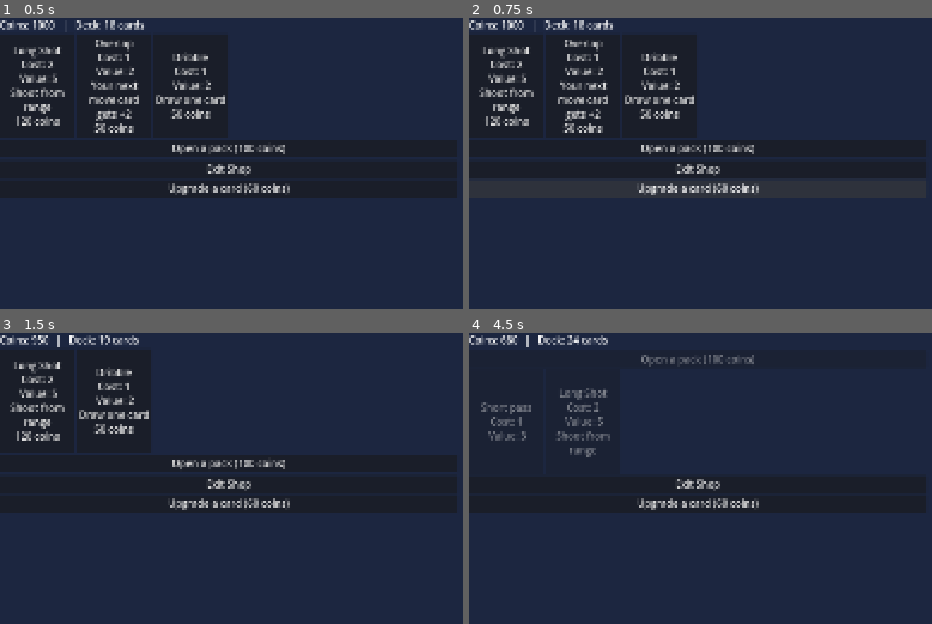
Above: before the commit, frames 1-4 (two rows, left to right).
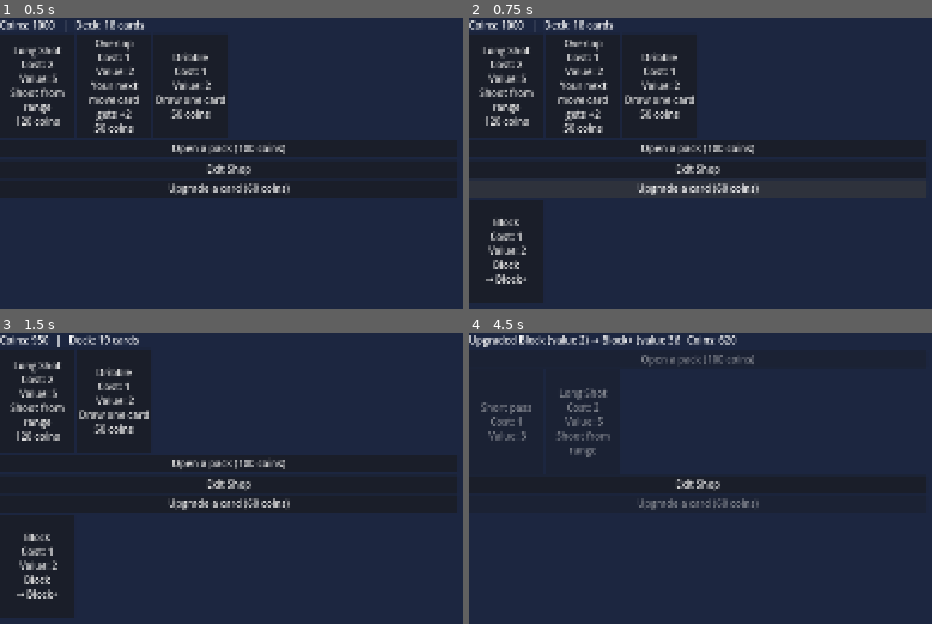
Above: after the commit, the same moments.

Repository: pauleverton/card-collection-test
Game: Godot game, scene res://Scenes/shop_screen.tscn
The game is run twice, just before and just after one commit, with the same random seed, the same clock (stepped at 60 frames per second) and the same inputs. This scene is started directly instead of the project's main scene.
Inputs (mouse positions are in pixels of both pictures, inside the frame that each line leads up to):
- Up to frame 1 (0.5 s): no input
- Up to frame 2 (0.75 s): click "Upgrade a card (60 coins)" at 0.5 s
- Up to frame 3 (1.5 s): click "Overlap Cost: 1 Value: 2 Your…" at 1.25 s
- Up to frame 4 (4.5 s): click "Long Shot Cost: 2 Value: 5 Sh…" at 2 s; click "Dribble Cost: 1 Value: 2 Draw…" at 2.75 s; click "Open a pack (100 coins)" at 3.5 s; click (506, 565) at 4.25 s, where only the run after the commit has a clickable "Block Cost: 1 Value: 2 Block …"

Frame 1 is identical in both runs. In frame 2, 0.7% of the frame differs, in the area x 3-13%, y 69-92%; in frame 3, 0.7%; in frame 4, 1.6%, in the area x 0-63%, y 0-61%.
Error before the commit: Invalid access to property or key 'is_upgraded' on a base object of type 'Resource (ActionCard)'. (res://Scripts/shop_screen.gd:77)

Commit message:
first proper duplicate

Diff:
--- a/Resources/cards/starting_card_upgrades/block_upgrade_1.tres
+++ b/Resources/cards/starting_card_upgrades/block_upgrade_1.tres
@@ -4,10 +4,10 @@
 
 [resource]
 script = ExtResource("1_a5ann")
-display_name = "Block"
+display_name = "Block+"
 tag = "block"
 card_type = "defending"
-base_value = 2
+base_value = 3
 usable_when = "defending"
-description = "Block"
+description = "Block+"
 metadata/_custom_type_script = "uid://c7aob23hi7te0"
--- a/Resources/cards/starting_cards/block.tres
+++ b/Resources/cards/starting_cards/block.tres
@@ -1,13 +1,15 @@
 [gd_resource type="Resource" script_class="ActionCard" format=3 uid="uid://bgxugfryqky5s"]
 
-[ext_resource type="Script" uid="uid://c7aob23hi7te0" path="res://Scripts/action_card.gd" id="1_b42ww"]
+[ext_resource type="Script" uid="uid://c7aob23hi7te0" path="res://Scripts/action_card.gd" id="1_q4dx1"]
+[ext_resource type="Resource" uid="uid://biy0qhv28kqab" path="res://Resources/cards/starting_card_upgrades/block_upgrade_1.tres" id="2_r8pkg"]
 
 [resource]
-script = ExtResource("1_b42ww")
+script = ExtResource("1_q4dx1")
 display_name = "Block"
 tag = "block"
 card_type = "defending"
 base_value = 2
 usable_when = "defending"
 description = "Block"
+upgrades_to = ExtResource("2_r8pkg")
 metadata/_custom_type_script = "uid://c7aob23hi7te0"
--- a/Scripts/action_card.gd
+++ b/Scripts/action_card.gd
@@ -25,3 +25,6 @@
 	elif property.name == "card_type":
 		property.hint = PROPERTY_HINT_ENUM
 		property.hint_string = ",".join(CardTags.TYPES)
+
+func can_upgrade() -> bool:
+	return upgrades_to != null
--- a/Scripts/run_state.gd
+++ b/Scripts/run_state.gd
@@ -69,18 +69,8 @@
 			names.append(p.display_name)
 	return names
 
-const UPGRADE_BONUS := 2
-
-## Upgrade ONE card in the deck, by its position, without touching any other copies.
+## Swap ONE deck slot for its hand-made upgraded version.
 func upgrade_card(index: int) -> void:
 	var card: ActionCard = deck[index]
-	if card.is_upgraded:
-		return
-	if card.upgrades_to != null:
+	if card.can_upgrade():
 		deck[index] = card.upgrades_to
-	else:
-		var upgraded: ActionCard = card.duplicate()
-		upgraded.base_value += UPGRADE_BONUS
-		upgraded.display_name += "+"
-		upgraded.is_upgraded = true
-		deck[index] = upgraded
--- a/Scripts/shop_screen.gd
+++ b/Scripts/shop_screen.gd
@@ -72,9 +72,11 @@
 	_clear_deck_view()
 	for i in RunState.deck.size():
 		var card: ActionCard = RunState.deck[i]
+		if not card.can_upgrade():
+			continue                      ## skip cards with no upgrade
 		var ui = CARD_UI.instantiate()
 		ui.setup(card)
-		ui.disabled = card.is_upgraded          ## can't upgrade twice
+		ui.text += "\n→ %s" % card.upgrades_to.display_name
 		ui.card_clicked.connect(func(_c): _upgrade(i))
 		deck_view.add_child(ui)
 
